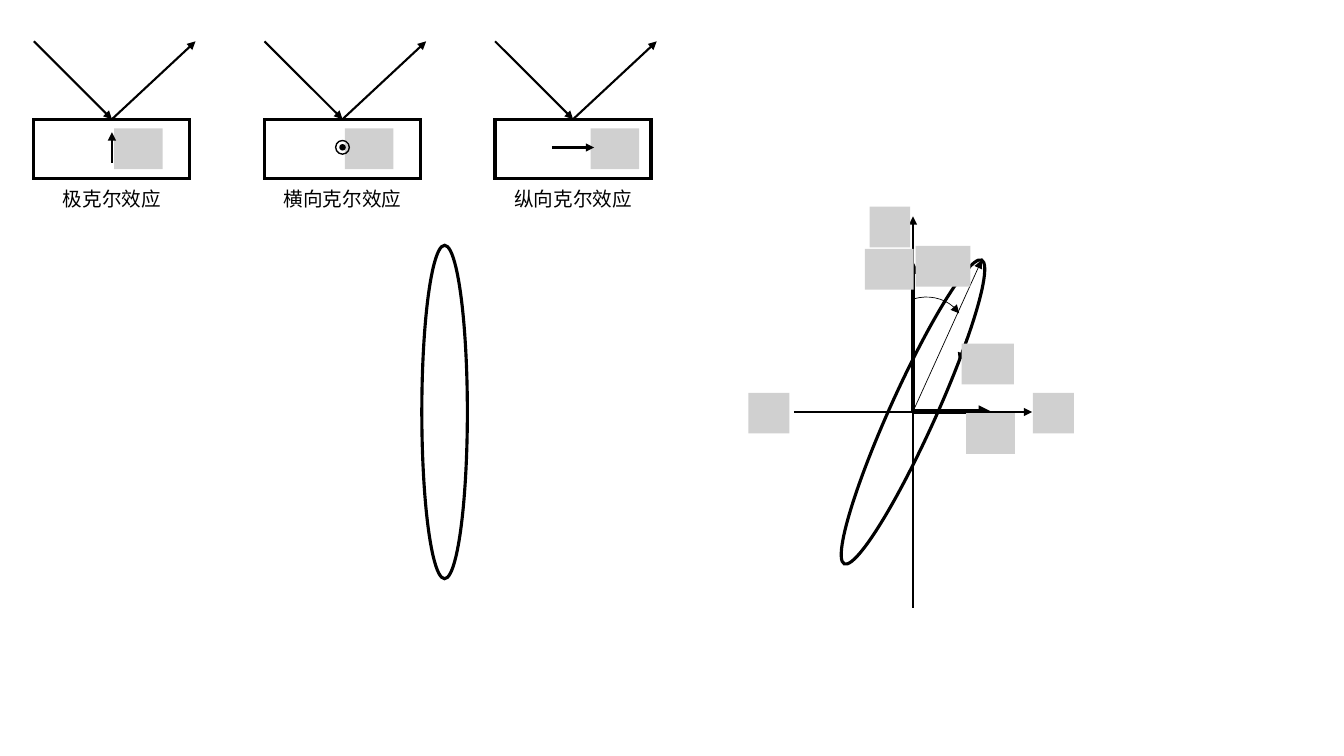
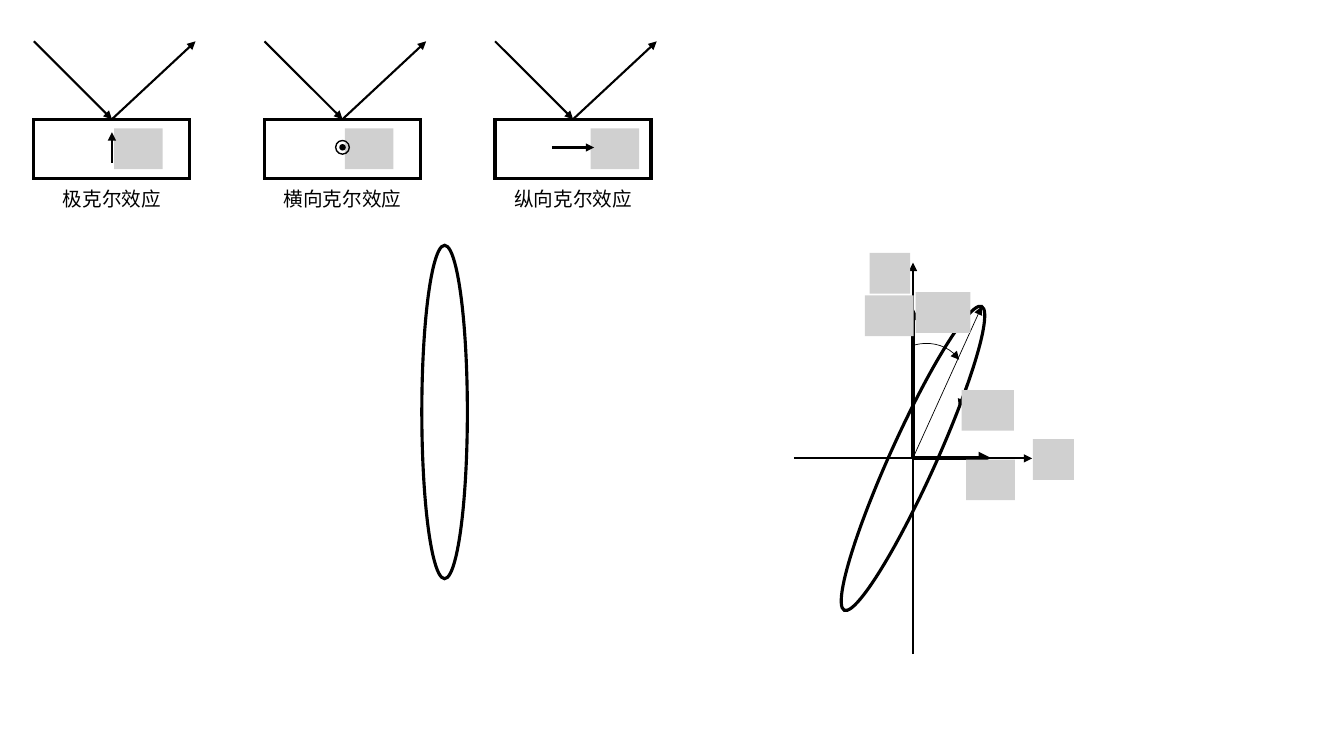
Before and after one commit to PhyM73/ModernExperimentI, a slide deck: slide 8 of Pic.pptx. Drawn at 1344x756 pixels with LibreOffice and Linux fonts; fonts in the diff are those of the drawing; grey boxes stand for pictures. Boxes give left, top, right and bottom in pixels: in the first picture for what was removed or moved away, otherwise in the second. Text is boxed around its words. In the diff, an @@ line names an element or a change of style, - is before the commit and + after.

```diff
--- a/Pic.pptx
+++ b/Pic.pptx
@@ rectangle added at [756, 253, 1069, 654], fill #FFFFFF @@
@@ 6 pictures, 5 arrows, 2 arc (boxed as its full ellipse)s, 1 ellipse: place and size @@
-6 pictures, 5 arrows, 2 arc (boxed as its full ellipse)s, 1 ellipse at [795, 207, 1075, 608]
+6 pictures, 5 arrows, 2 arc (boxed as its full ellipse)s, 1 ellipse at [795, 253, 1075, 654]
@@ picture removed at [749, 393, 790, 434] @@
```
Also in this commit, not shown: 2 other files.
